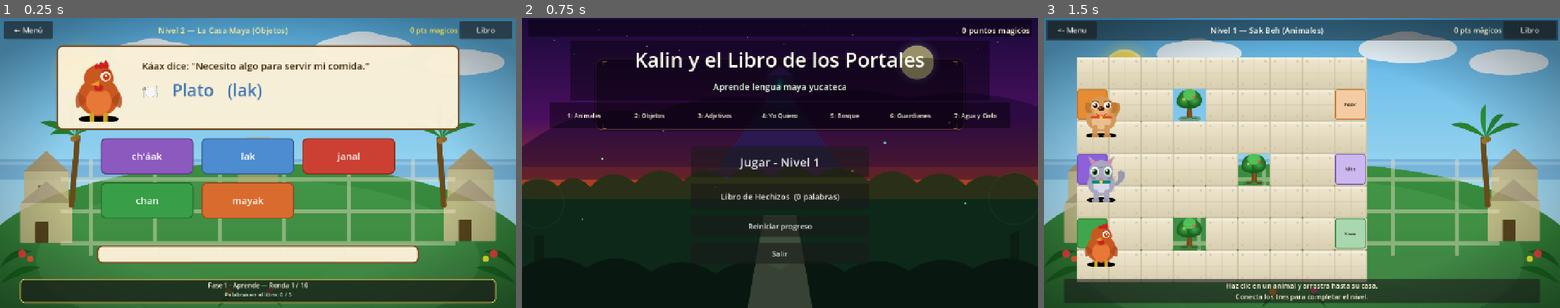
Above: before the commit, frames 1-3 (left to right).
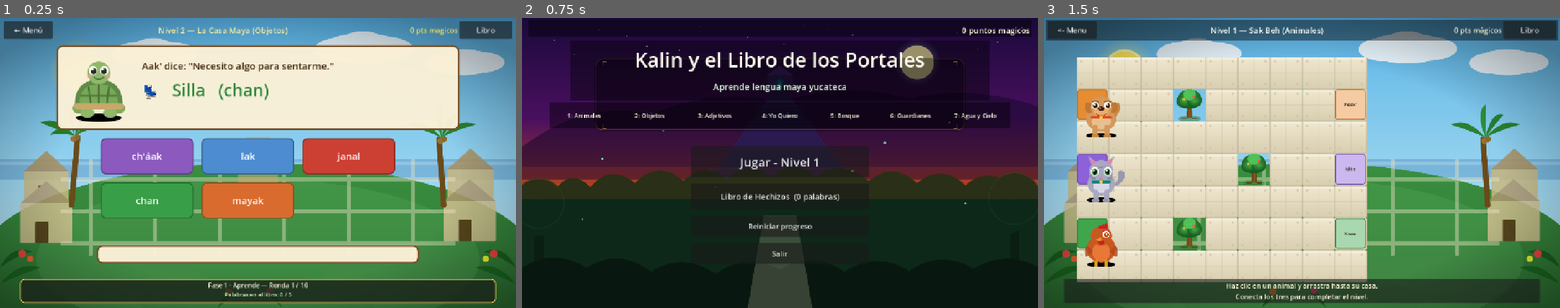
Above: after the commit, the same moments.

Repository: ElRaizer/Kalin-Libro-De-Portales
Game: Godot game, scene res://scenes/World2/Level2_ConstruyendoPalabras.tscn
Same seed, same stepped clock (60 frames per second), same inputs: the game is played once before the commit and once after it. This scene is started directly instead of the project's main scene.
Inputs:
- Up to frame 1 (0.25 s): no input
- Up to frame 2 (0.75 s): click "← Menú" at 0.5 s
- Up to frame 3 (1.5 s): click "Jugar - Nivel 1" at 1.25 s

The runs differ from the first frame. In frame 1, 2.7% of the frame differs, in the area x 14-72%, y 14-36%; in frame 2, nothing differs; in frame 3, nothing differs.

Commit message:
Renombramiento de archivos de scripts
Cambié los nombres de los scripts almacenándolos en sus carpetas respectivas y especificando el mundo y nivel al cuál pertenece el mismo con la sigla de W#_Level#

Diff:
--- a/scripts/world1/Level2.gd
+++ b/scripts/world2/W2_Level1.gd
@@ -200,7 +200,7 @@
 
 # ─── Completar nivel ────────────────────────────────────────────────────────
 func _on_level_complete() -> void:
-	GameManager.complete_level(1, 2)
+	GameManager.complete_level(2, 1)
 	complete_pan.visible = true
 
 func _safe_navigate(key: String) -> void:
@@ -208,6 +208,6 @@
 	GameManager.go_to_scene(key)
 
 func _on_menu_pressed() -> void: _safe_navigate("main_menu")
-func _on_next_level_pressed() -> void: _safe_navigate("world1_level3")
+func _on_next_level_pressed() -> void: _safe_navigate("world3_level1")
 func _on_book_pressed() -> void: libro.show_book()
 func _on_replay_pressed() -> void: get_tree().reload_current_scene()
Renamed: scripts/world1/Level1.gd -> scripts/world1/W1_Level1.gd
Renamed: scripts/world1/Level1.gd.uid -> scripts/world1/W1_Level1.gd.uid
Renamed: scripts/world1/Level5.gd -> scripts/world1/W1_Level2.gd
Renamed: scripts/world1/Level5.gd.uid -> scripts/world1/W1_Level2.gd.uid
Renamed: scripts/world1/Level6.gd -> scripts/world1/W1_Level3.gd
Renamed: scripts/world1/Level6.gd.uid -> scripts/world1/W1_Level3.gd.uid
Renamed: scripts/world1/Level7.gd -> scripts/world1/W1_Level4.gd
Renamed: scripts/world1/Level7.gd.uid -> scripts/world1/W1_Level4.gd.uid
Renamed: scripts/world1/Level2.gd.uid -> scripts/world2/W2_Level1.gd.uid
Renamed: scripts/world1/Level3.gd -> scripts/world3/W3_Level1.gd
Renamed: scripts/world1/Level3.gd.uid -> scripts/world3/W3_Level1.gd.uid
Renamed: scripts/world1/Level4.gd -> scripts/world4/W4_Level1.gd
(and 1 more such lines)
